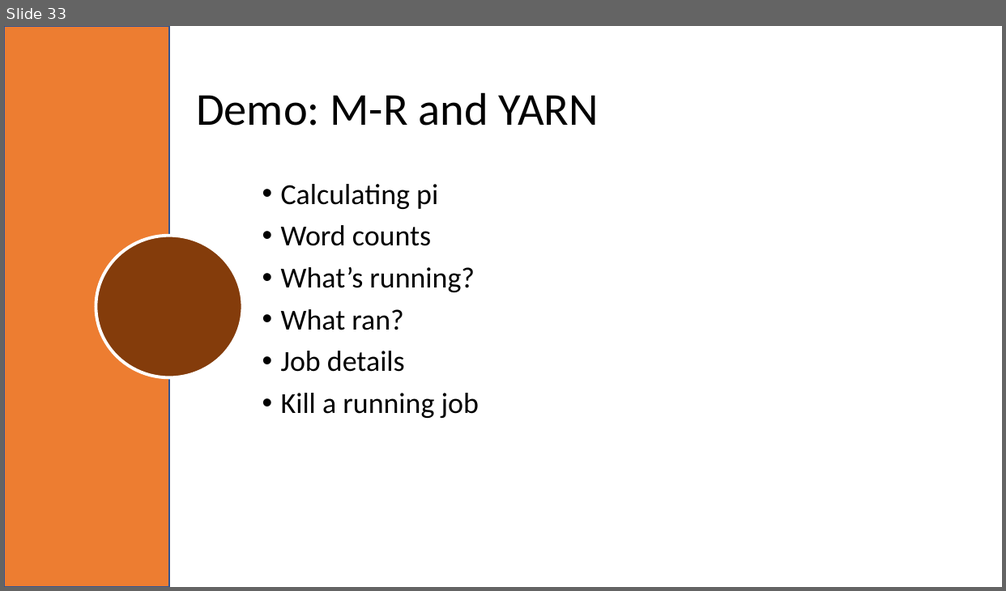
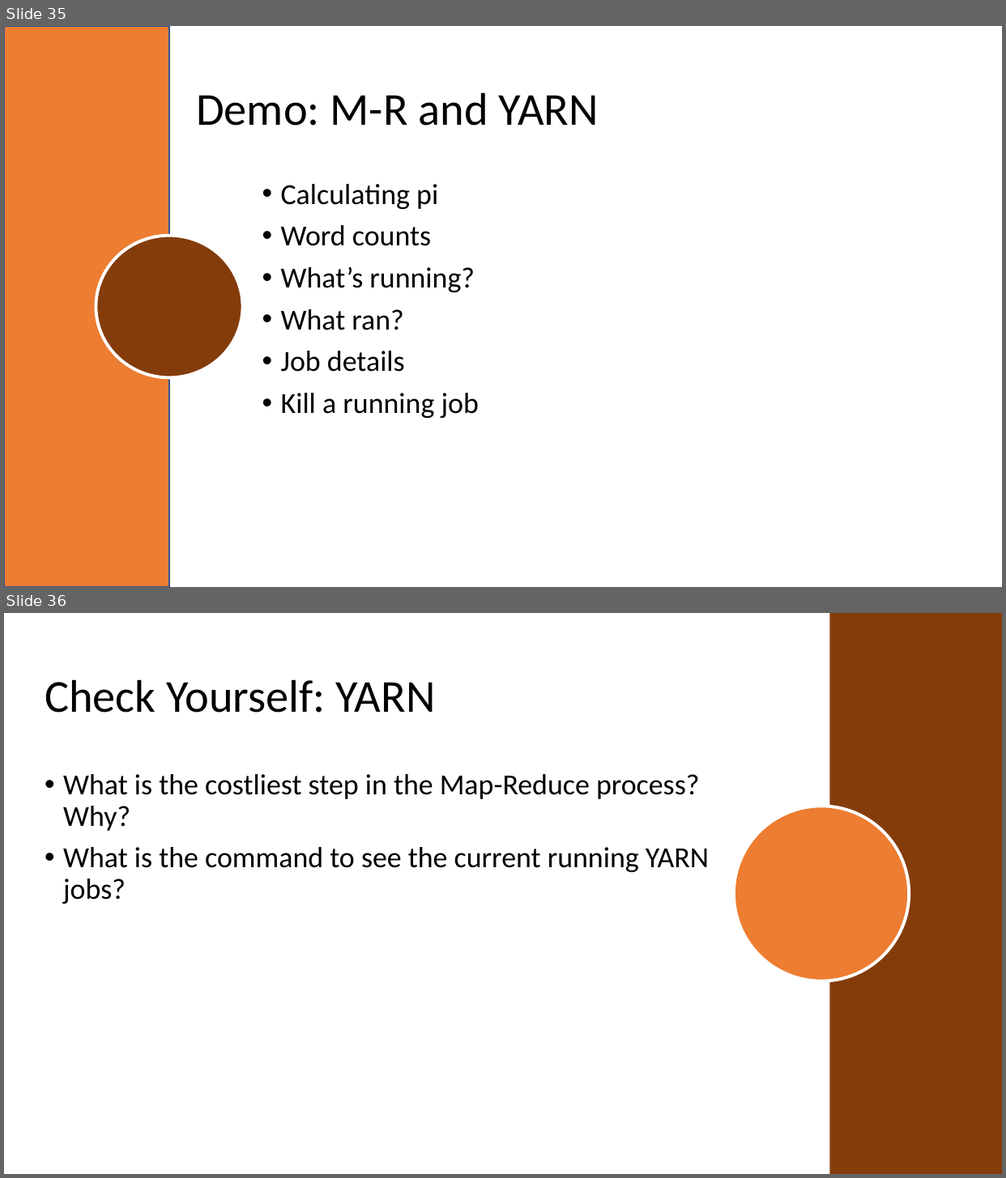
Before and after one commit to mafudge/ist769-old, a slide deck: content/C-Hadoop/C-Hadoop.pptx. Shown one above the other, each under a label of ours: slide 33 before the commit, slides 35 and 36 after it. The pictures are 1006x591 and 1006x1178 pixels, drawn with LibreOffice and Linux fonts; fonts in the diff are those of the drawing; background and template pictures are left out. Boxes give left, top, right and bottom in pixels: in the first picture for what was removed or moved away, otherwise in the second. Text is boxed around its words. In the diff, an @@ line names an element or a change of style, - is before the commit and + after.

```diff
--- a/content/C-Hadoop/C-Hadoop.pptx
+++ b/content/C-Hadoop/C-Hadoop.pptx
@@ slide 36 added at bbox=[4, 613, 1002, 1174], background #FFFFFF @@
@@ rectangle added at bbox=[829, 613, 1002, 1174], fill #843C0B @@
@@ title added at bbox=[44, 679, 436, 713], 44 pt, text #000000 @@
+Check Yourself: YARN
@@ text added at bbox=[63, 774, 709, 904], 28 pt, text #000000 @@
+• What is the costliest step in the Map-Reduce process? Why?
+• What is the command to see the current running YARN jobs?
@@ ellipse added at bbox=[734, 806, 909, 982], fill #ED7D31, outline #FFFFFF 3 pt @@
@@ what was slide 33 is now slide 35 @@
```
Also in this commit, not shown: 2 slides changed, 47 other slides added, 5 slides removed, 1 other file.
